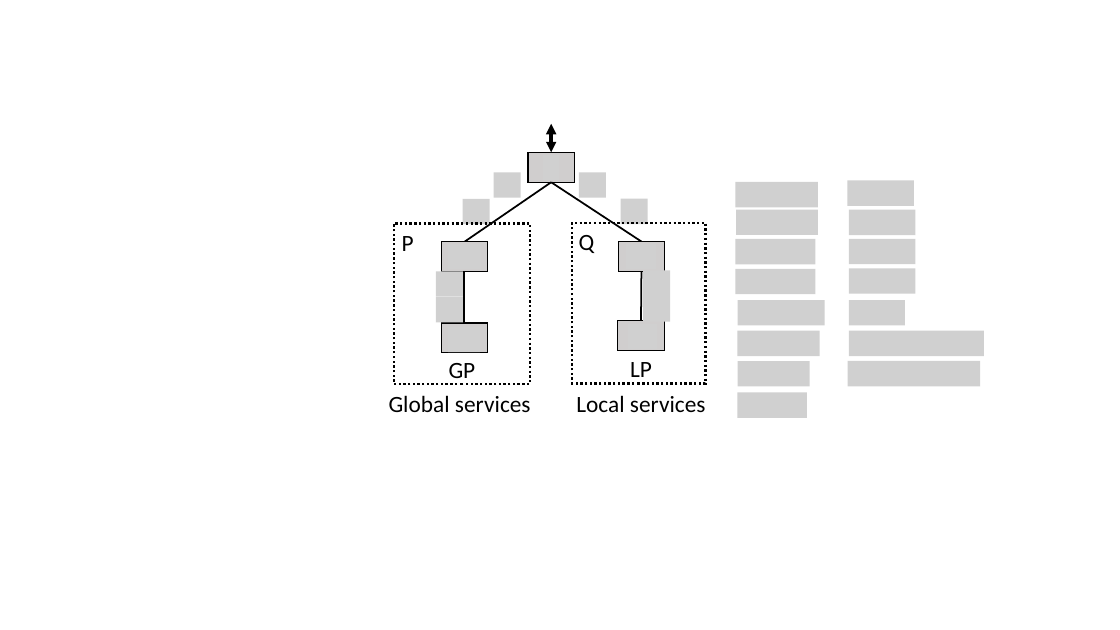
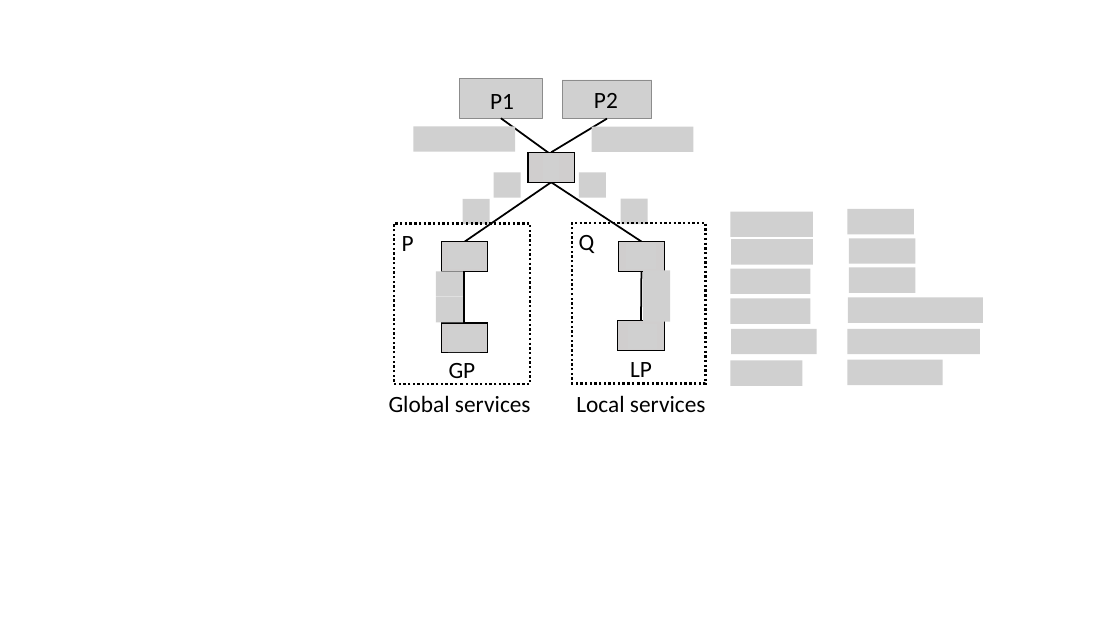
Before and after one commit to rabeckett/propane, a slide deck: slide 5 of paper/abstraction/figures/examples.pptx. Drawn at 1120x630 pixels with LibreOffice and Linux fonts; fonts in the diff are those of the drawing; grey boxes stand for pictures. Boxes give left, top, right and bottom in pixels: in the first picture for what was removed or moved away, otherwise in the second. Text is boxed around its words. In the diff, an @@ line names an element or a change of style, - is before the commit and + after.

```diff
--- a/paper/abstraction/figures/examples.pptx
+++ b/paper/abstraction/figures/examples.pptx
@@ picture added at [460, 79, 543, 118] @@
@@ picture added at [562, 80, 652, 118] @@
@@ text added at [490, 94, 514, 109], 20 pt, text #000000 @@
+P1
@@ double arrow moved from (551, 124) - (551, 152) to (501, 118) - (551, 155) @@
@@ double arrow (501, 118) - (551, 155): double arrow to line; stroke #000000 3 pt to #000000 1.5 pt @@
@@ line added from (607, 118) to (551, 152), #000000 1.5 pt @@
@@ text added at [594, 93, 618, 108], 20 pt, text #000000 @@
+P2
@@ picture added at [413, 126, 515, 151] @@
@@ picture added at [592, 127, 693, 152] @@
@@ 3 pictures: place and size @@
-3 pictures at [736, 239, 816, 386]
+3 pictures at [731, 239, 812, 386]
@@ picture: place and size @@
-picture at [736, 209, 818, 234]
+picture at [731, 212, 813, 237]
@@ picture: place and size @@
-picture at [738, 300, 825, 325]
+picture at [731, 298, 811, 323]
@@ picture added at [848, 297, 983, 323] @@
@@ picture: place and size @@
-picture at [738, 331, 820, 356]
+picture at [731, 329, 817, 354]
@@ picture: place and size @@
-picture at [848, 361, 981, 386]
+picture at [848, 329, 981, 354]
@@ group removed at [736, 181, 985, 418]: 5 pictures @@
@@ picture added at [848, 360, 944, 385] @@
```
Also in this commit, not shown: 2 other slides changed, 5 other files.
